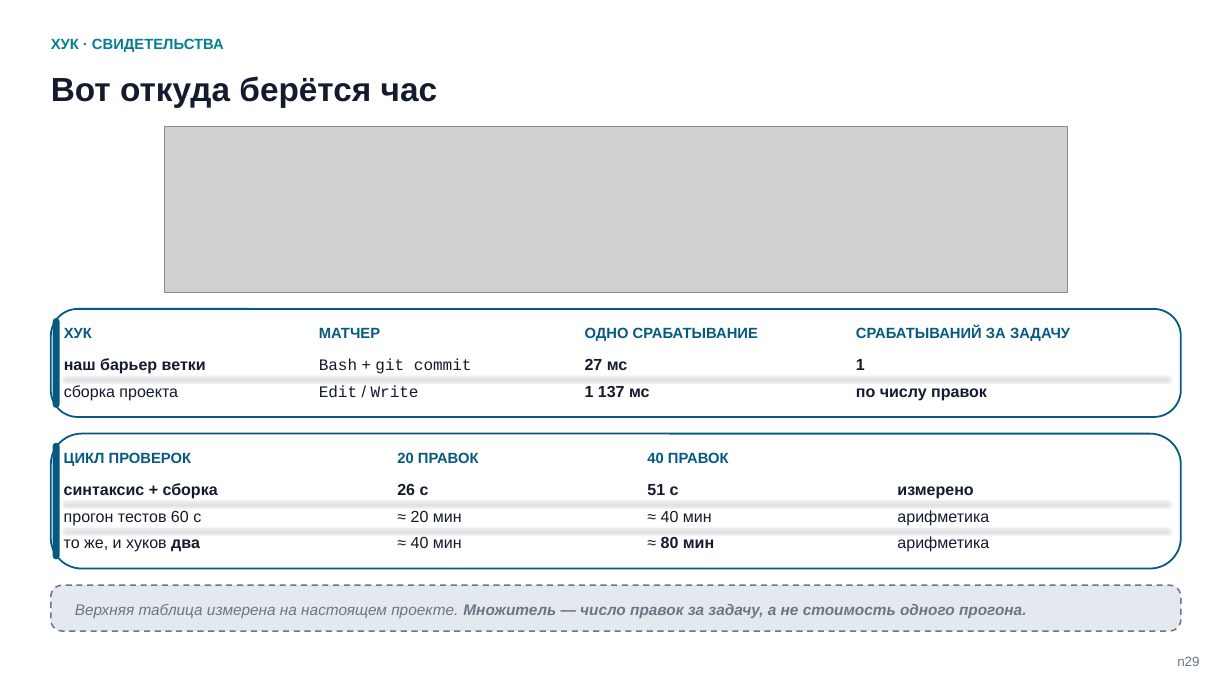
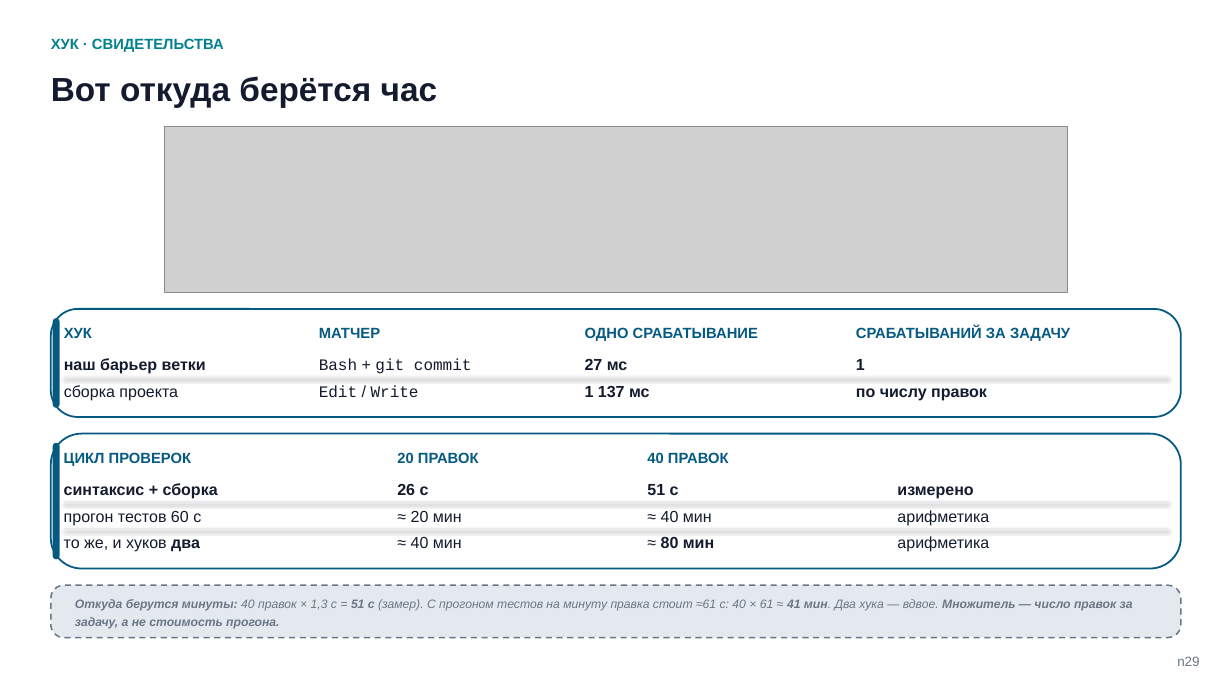
Before and after one commit to tellina-study/AI-usage-lessons, a slide deck: slide 29 of library/seminars/sem-05/rendered/sem-05-n.pptx. Drawn at 1232x693 pixels with LibreOffice and Linux fonts; fonts in the diff are those of the drawing; grey boxes stand for pictures. Boxes give left, top, right and bottom in pixels: in the first picture for what was removed or moved away, otherwise in the second. Text is boxed around its words. In the diff, an @@ line names an element or a change of style, - is before the commit and + after.

```diff
--- a/library/seminars/sem-05/rendered/sem-05-n.pptx
+++ b/library/seminars/sem-05/rendered/sem-05-n.pptx
@@ rounded rectangle: place and size @@
-rounded rectangle at (51, 585, 1181, 631)
+rounded rectangle at (51, 585, 1181, 638)
@@ text at (75, 599, 1133, 629): text changed; size 12 to 9.5 pt; bold off @@
-Верхняя таблица измерена на настоящем проекте. Множитель — число правок за задачу, а не стоимость одного прогона.
+Откуда берутся минуты: 40 правок × 1,3 с = 51 с (замер). С прогоном тестов на минуту правка стоит ≈61 с: 40 × 61 ≈ 41 мин. Два хука — вдвое. Множитель — число правок за задачу, а не стоимость прогона.
```
Also in this commit, not shown: 13 other slides changed, 4 slides added, 4 slides removed, 28 other files.
